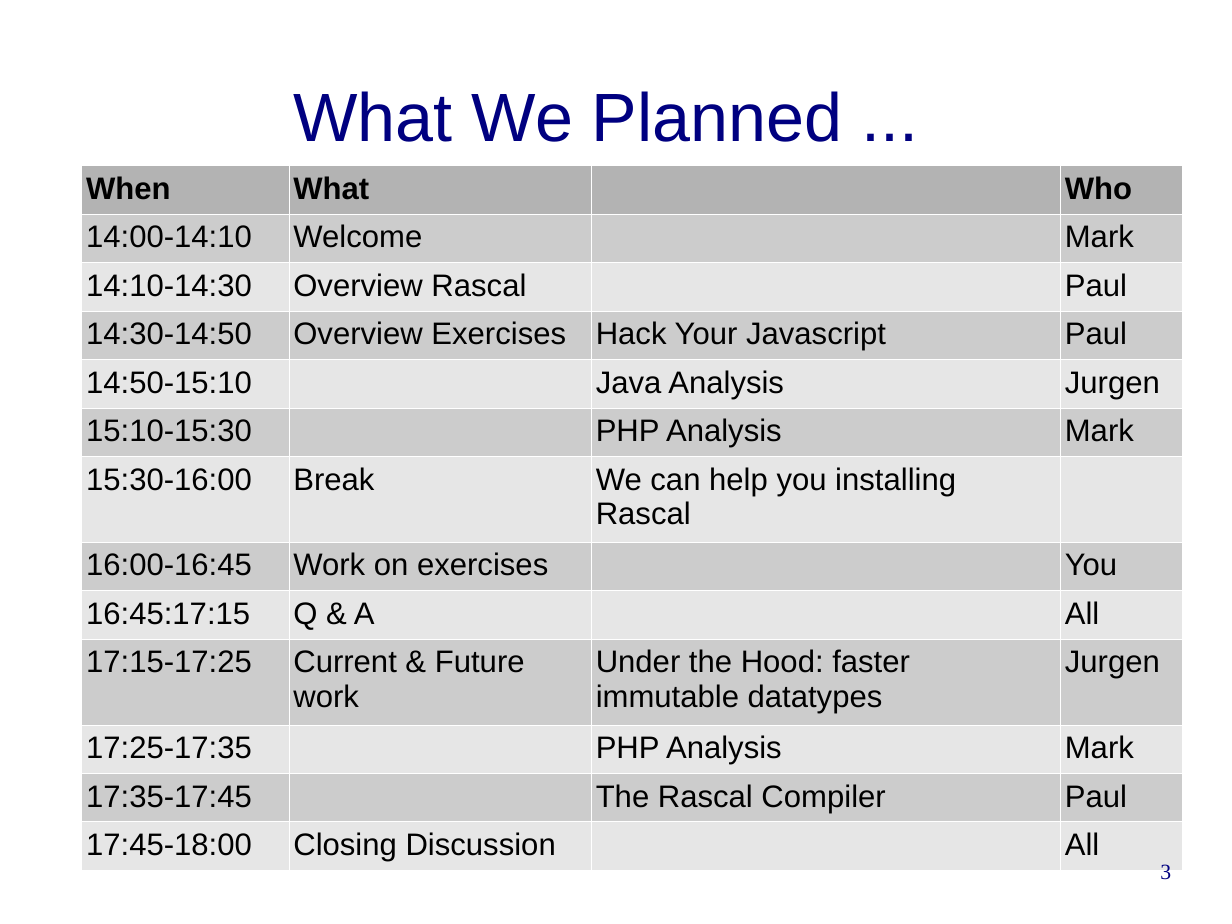
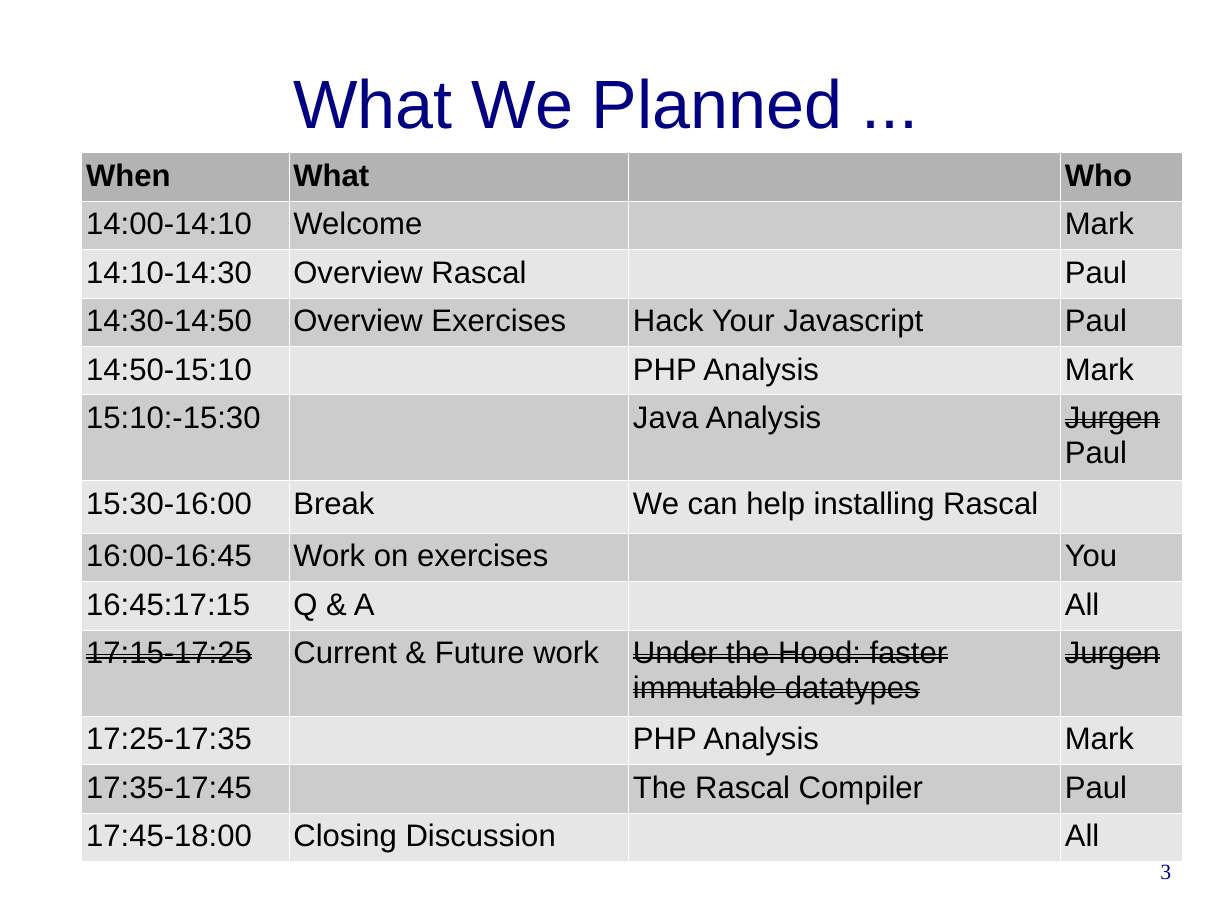
Before and after one commit to cwi-swat/rascal-course-pldi-2015, a slide deck: slide 3 of presentations/Welcome.odp. Drawn at 1232x924 pixels with LibreOffice and Linux fonts; fonts in the diff are those of the drawing; background and template pictures are left out. Boxes give left, top, right and bottom in pixels: in the first picture for what was removed or moved away, otherwise in the second. Text is boxed around its words. In the diff, an @@ line names an element or a change of style, - is before the commit and + after.

```diff
--- a/presentations/Welcome.odp
+++ b/presentations/Welcome.odp
@@ title "What We Planned ..." moved from (x1=294, y1=91, x2=843, y2=142) to (x1=294, y1=78, x2=843, y2=129) @@
@@ table at (x1=82, y1=152, x2=1182, y2=857) @@
-row 5, column 3: Java Analysis
+row 5, column 3: PHP Analysis
-row 5, column 4: Jurgen
+row 5, column 4: Mark
-row 6: 15:10-15:30 |  | PHP Analysis | Mark
+row 6: 15:10:-15:30 |  | Java Analysis | Jurgen / Paul
-row 7, column 3: We can help you installing Rascal
+row 7, column 3: We can help installing Rascal
@@ strikethrough on in "17:15-17:25", "Under the Hood: faster immutable datatypes", "Jurgen" @@
@@ table resized from (x1=82, y1=165, x2=1183, y2=865) to (x1=82, y1=152, x2=1182, y2=857) @@
```
Also in this commit, not shown: 1 other slide changed.
